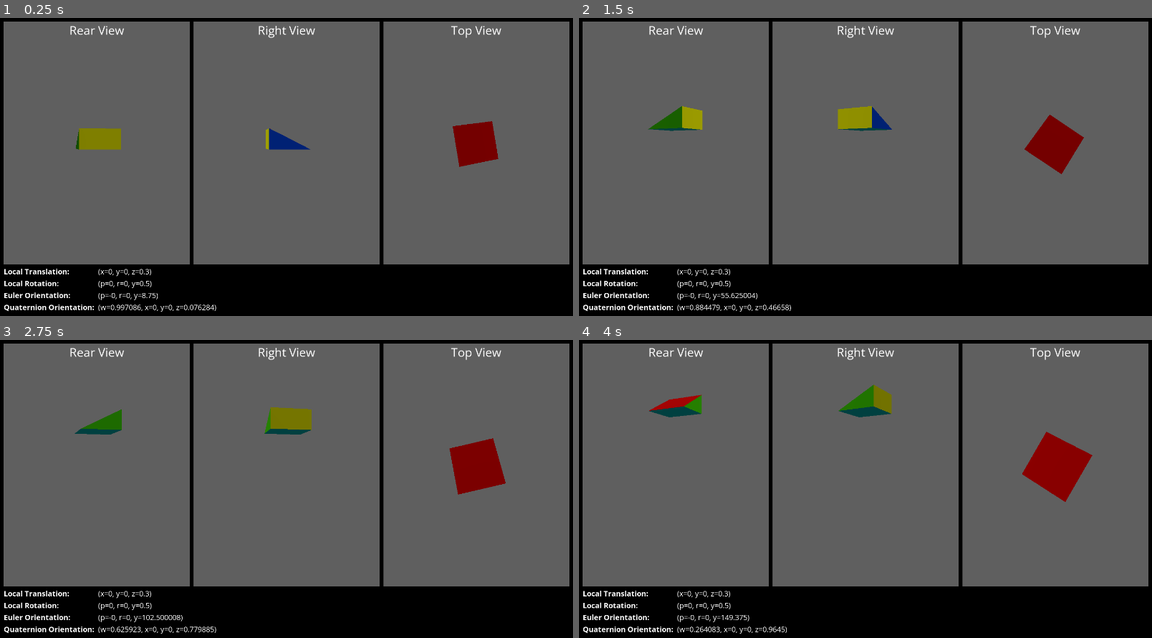
Above: before the commit, frames 1-4 (two rows, left to right).
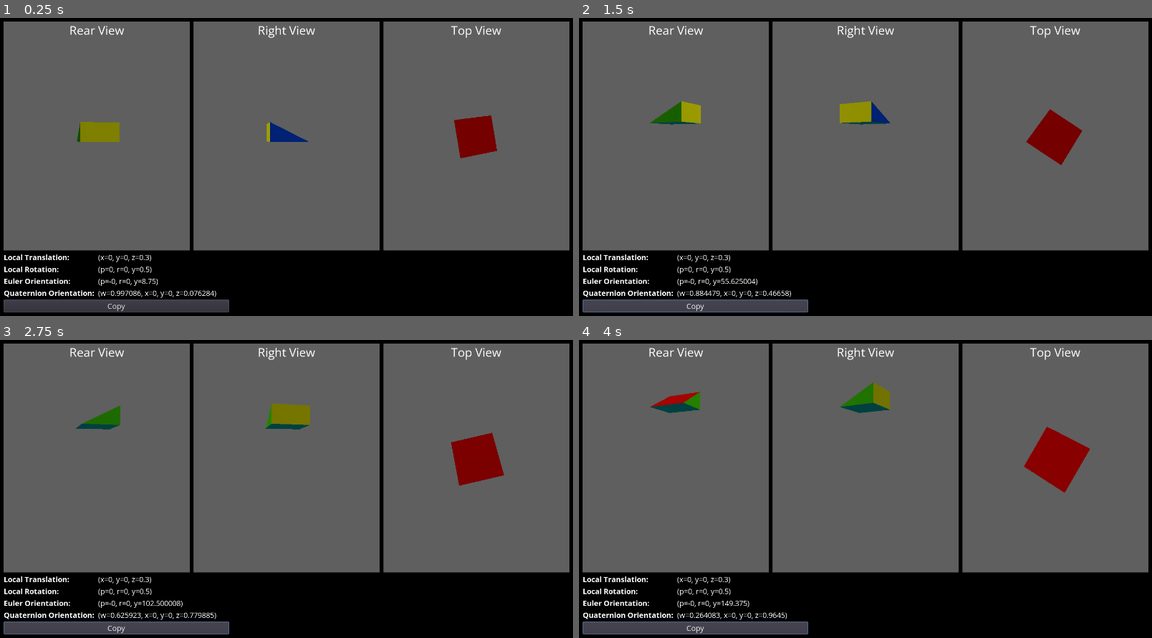
Above: after the commit, the same moments.

Repository: MB3hel/GodotAUVSim
Game: Godot game, scene res://pool.tscn
The game is run twice, just before and just after one commit, with the same random seed, the same clock (stepped at 60 frames per second) and the same inputs.
Inputs (mouse positions are in pixels of both pictures, inside the frame that each line leads up to):
- Up to frame 1 (0.25 s): no input
- Up to frame 2 (1.5 s): click (693, 307) at 0.5 s, where only the run after the commit has a clickable "Copy"; click (693, 307) at 1.25 s, where only the run after the commit has a clickable "Copy"
- Up to frame 3 (2.75 s): click (114, 629) at 2 s, where only the run after the commit has a clickable "Copy"
- Up to frame 4 (4 s): no input

The runs differ from the first frame. In frame 1, 8.5% of the frame differs, in the area x 0-100%, y 32-99%; in frame 2, 8.7%, in the area x 0-100%, y 27-99%; in frame 3, 8.7%; in frame 4, 8.7%.

Commit message:
Implement copy status text to clipboard

Diff:
--- a/pool.tscn
+++ b/pool.tscn
@@ -131,7 +131,7 @@
 
 [node name="MainGrid" type="GridContainer" parent="UIRoot/VBoxContainer"]
 margin_right = 1516.0
-margin_bottom = 652.0
+margin_bottom = 614.0
 size_flags_horizontal = 3
 size_flags_vertical = 3
 custom_constants/vseparation = 10
@@ -140,7 +140,7 @@
 
 [node name="RearView" type="Control" parent="UIRoot/VBoxContainer/MainGrid"]
 margin_right = 499.0
-margin_bottom = 652.0
+margin_bottom = 614.0
 size_flags_horizontal = 3
 size_flags_vertical = 3
 
@@ -152,7 +152,7 @@
 stretch = true
 
 [node name="Viewport" type="Viewport" parent="UIRoot/VBoxContainer/MainGrid/RearView/ViewportContainer"]
-size = Vector2( 499, 652 )
+size = Vector2( 499, 614 )
 handle_input_locally = false
 render_target_update_mode = 3
 
@@ -175,7 +175,7 @@
 [node name="RightView" type="Control" parent="UIRoot/VBoxContainer/MainGrid"]
 margin_left = 509.0
 margin_right = 1008.0
-margin_bottom = 652.0
+margin_bottom = 614.0
 size_flags_horizontal = 3
 size_flags_vertical = 3
 
@@ -187,7 +187,7 @@
 stretch = true
 
 [node name="Viewport" type="Viewport" parent="UIRoot/VBoxContainer/MainGrid/RightView/ViewportContainer2"]
-size = Vector2( 499, 652 )
+size = Vector2( 499, 614 )
 handle_input_locally = false
 render_target_update_mode = 3
 
@@ -210,7 +210,7 @@
 [node name="TopView" type="Control" parent="UIRoot/VBoxContainer/MainGrid"]
 margin_left = 1018.0
 margin_right = 1516.0
-margin_bottom = 652.0
+margin_bottom = 614.0
 size_flags_horizontal = 3
 size_flags_vertical = 3
 
@@ -222,7 +222,7 @@
 stretch = true
 
 [node name="Viewport" type="Viewport" parent="UIRoot/VBoxContainer/MainGrid/TopView/ViewportContainer2"]
-size = Vector2( 498, 652 )
+size = Vector2( 498, 614 )
 handle_input_locally = false
 render_target_update_mode = 3
 
@@ -243,11 +243,17 @@
 align = 1
 
 [node name="HBoxContainer" type="HBoxContainer" parent="UIRoot/VBoxContainer"]
-margin_top = 656.0
+margin_top = 618.0
 margin_right = 1516.0
 margin_bottom = 780.0
 
-[node name="StatusPanel" type="GridContainer" parent="UIRoot/VBoxContainer/HBoxContainer"]
+[node name="VBoxContainer" type="VBoxContainer" parent="UIRoot/VBoxContainer/HBoxContainer"]
+margin_right = 604.0
+margin_bottom = 162.0
+size_flags_horizontal = 3
+size_flags_stretch_ratio = 2.0
+
+[node name="StatusPanel" type="GridContainer" parent="UIRoot/VBoxContainer/HBoxContainer/VBoxContainer"]
 margin_right = 604.0
 margin_bottom = 124.0
 size_flags_horizontal = 3
@@ -255,13 +261,13 @@
 custom_constants/hseparation = 10
 columns = 2
 
-[node name="TranslationLabel" type="Label" parent="UIRoot/VBoxContainer/HBoxContainer/StatusPanel"]
+[node name="TranslationLabel" type="Label" parent="UIRoot/VBoxContainer/HBoxContainer/VBoxContainer/StatusPanel"]
 margin_right = 243.0
 margin_bottom = 28.0
 custom_fonts/font = ExtResource( 2 )
 text = "Local Translation:"
 
-[node name="TranslationValue" type="Label" parent="UIRoot/VBoxContainer/HBoxContainer/StatusPanel"]
+[node name="TranslationValue" type="Label" parent="UIRoot/VBoxContainer/HBoxContainer/VBoxContainer/StatusPanel"]
 margin_left = 253.0
 margin_right = 604.0
 margin_bottom = 28.0
@@ -269,14 +275,14 @@
 custom_fonts/font = ExtResource( 3 )
 text = "(x=0.0, y=0.0, z=0.0)"
 
-[node name="RotationLabel" type="Label" parent="UIRoot/VBoxContainer/HBoxContainer/StatusPanel"]
+[node name="RotationLabel" type="Label" parent="UIRoot/VBoxContainer/HBoxContainer/VBoxContainer/StatusPanel"]
 margin_top = 32.0
 margin_right = 243.0
 margin_bottom = 60.0
 custom_fonts/font = ExtResource( 2 )
 text = "Local Rotation:"
 
-[node name="RotationValue" type="Label" parent="UIRoot/VBoxContainer/HBoxContainer/StatusPanel"]
+[node name="RotationValue" type="Label" parent="UIRoot/VBoxContainer/HBoxContainer/VBoxContainer/StatusPanel"]
 margin_left = 253.0
 margin_top = 32.0
 margin_right = 604.0
@@ -285,14 +291,14 @@
 custom_fonts/font = ExtResource( 3 )
 text = "(p=0.0, r=0.0, y=0.0)"
 
-[node name="EulerLabel" type="Label" parent="UIRoot/VBoxContainer/HBoxContainer/StatusPanel"]
+[node name="EulerLabel" type="Label" parent="UIRoot/VBoxContainer/HBoxContainer/VBoxContainer/StatusPanel"]
 margin_top = 64.0
 margin_right = 243.0
 margin_bottom = 92.0
 custom_fonts/font = ExtResource( 2 )
 text = "Euler Orientation:"
 
-[node name="EulerValue" type="Label" parent="UIRoot/VBoxContainer/HBoxContainer/StatusPanel"]
+[node name="EulerValue" type="Label" parent="UIRoot/VBoxContainer/HBoxContainer/VBoxContainer/StatusPanel"]
 margin_left = 253.0
 margin_top = 64.0
 margin_right = 604.0
@@ -301,14 +307,14 @@
 custom_fonts/font = ExtResource( 3 )
 text = "(p=0.0, r=0.0, y=0.0)"
 
-[node name="QuatLabel" type="Label" parent="UIRoot/VBoxContainer/HBoxContainer/StatusPanel"]
+[node name="QuatLabel" type="Label" parent="UIRoot/VBoxContainer/HBoxContainer/VBoxContainer/StatusPanel"]
 margin_top = 96.0
 margin_right = 243.0
 margin_bottom = 124.0
 custom_fonts/font = ExtResource( 2 )
 text = "Quaternion Orientation:"
 
-[node name="QuatValue" type="Label" parent="UIRoot/VBoxContainer/HBoxContainer/StatusPanel"]
+[node name="QuatValue" type="Label" parent="UIRoot/VBoxContainer/HBoxContainer/VBoxContainer/StatusPanel"]
 margin_left = 253.0
 margin_top = 96.0
 margin_right = 604.0
@@ -316,10 +322,17 @@
 size_flags_horizontal = 3
 custom_fonts/font = ExtResource( 3 )
 text = "(w=0.0, x=0.0, y=0.0, z=0.0)"
+
+[node name="CopyButton" type="Button" parent="UIRoot/VBoxContainer/HBoxContainer/VBoxContainer"]
+margin_top = 128.0
+margin_right = 604.0
+margin_bottom = 162.0
+custom_fonts/font = ExtResource( 3 )
+text = "Copy"
 
 [node name="Placeholder" type="Control" parent="UIRoot/VBoxContainer/HBoxContainer"]
 margin_left = 608.0
 margin_right = 1516.0
-margin_bottom = 124.0
+margin_bottom = 162.0
 size_flags_horizontal = 3
 size_flags_stretch_ratio = 3.0
--- a/ui.gd
+++ b/ui.gd
@@ -7,10 +7,11 @@
 var robot_quat = Quat(0.0, 0.0, 0.0, 1.0)
 
 # UI elements
-onready var translation_label = get_node("VBoxContainer/HBoxContainer/StatusPanel/TranslationValue")
-onready var rotation_label = get_node("VBoxContainer/HBoxContainer/StatusPanel/RotationValue")
-onready var euler_label = get_node("VBoxContainer/HBoxContainer/StatusPanel/EulerValue")
-onready var quat_label = get_node("VBoxContainer/HBoxContainer/StatusPanel/QuatValue")
+onready var translation_label = get_node("VBoxContainer/HBoxContainer/VBoxContainer/StatusPanel/TranslationValue")
+onready var rotation_label = get_node("VBoxContainer/HBoxContainer/VBoxContainer/StatusPanel/RotationValue")
+onready var euler_label = get_node("VBoxContainer/HBoxContainer/VBoxContainer/StatusPanel/EulerValue")
+onready var quat_label = get_node("VBoxContainer/HBoxContainer/VBoxContainer/StatusPanel/QuatValue")
+onready var copy_button = get_node("VBoxContainer/HBoxContainer/VBoxContainer/CopyButton")
 
 
 const translation_template = "(x={0}, y={1}, z={2})"
@@ -20,7 +21,7 @@
 
 
 func _ready():
-	pass
+	copy_button.connect("pressed", self, "copy_to_clipboard")
 
 func _process(_delta):
 	translation_label.text = translation_template.format(
@@ -35,3 +36,10 @@
 	quat_label.text = quat_template.format(
 		[robot_quat.w, robot_quat.x, robot_quat.y, robot_quat.z]
 	)
+
+func copy_to_clipboard():
+	var info = "Local Translation: {0}\r\nLocal Rotation: {1}\r\nEuler Orientation: {2}\r\nQuaternion Orientation: {3}\r\n"
+	info = info.format(
+		[translation_label.text, rotation_label.text, euler_label.text, quat_label.text]
+	)
+	OS.set_clipboard(info)
